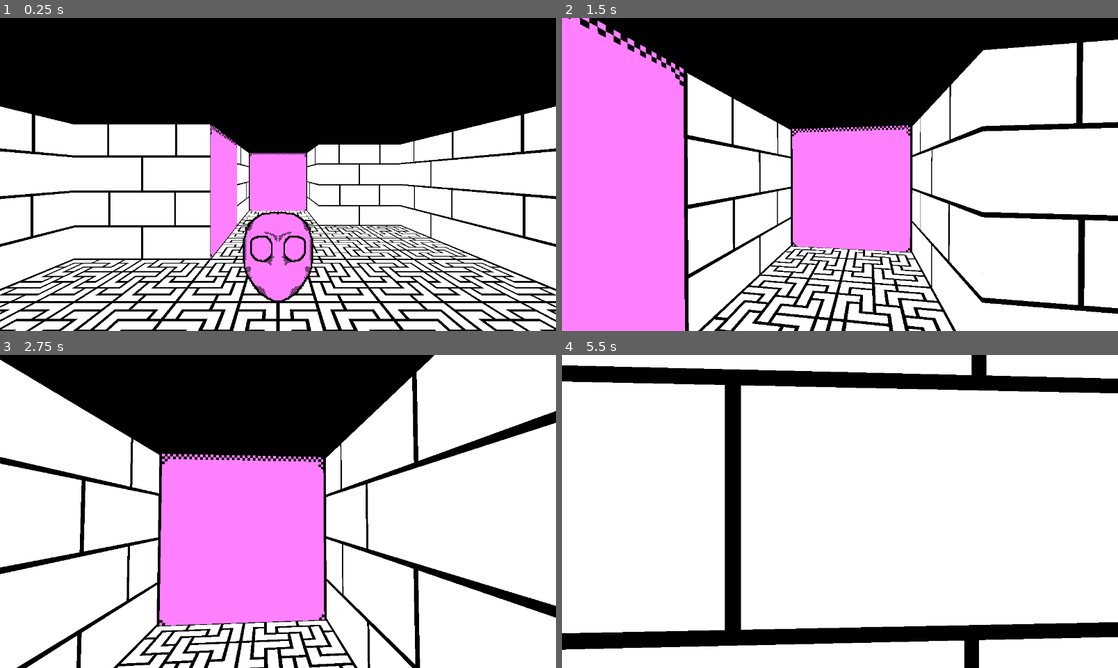
Above: before the commit, frames 1-4 (two rows, left to right).
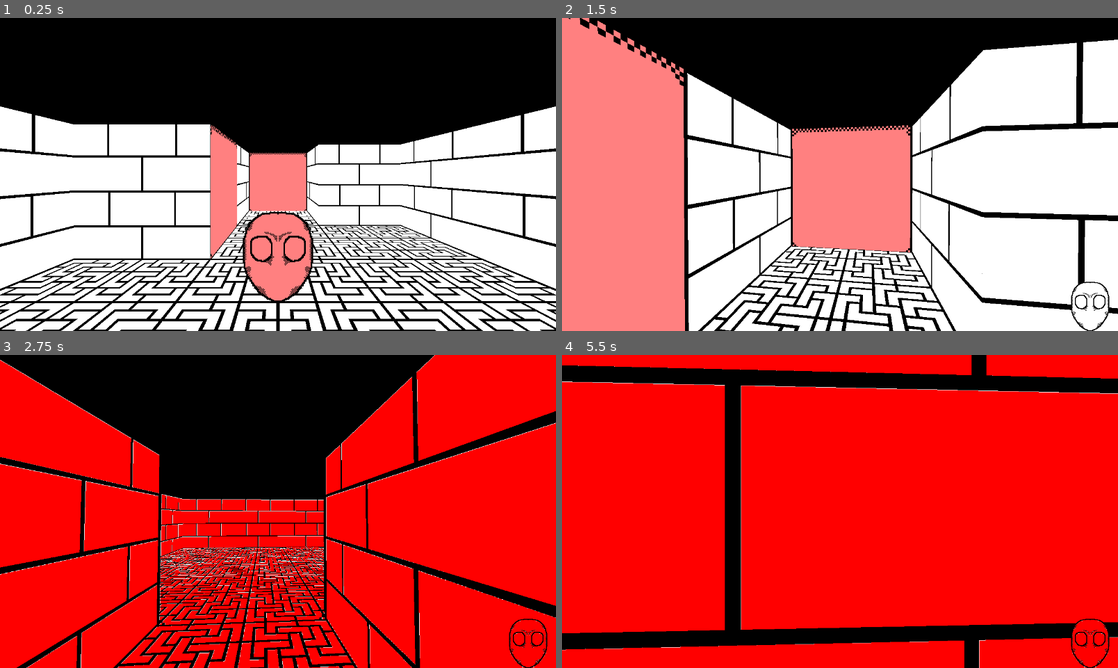
Above: after the commit, the same moments.

Repository: Juksuu/FGJ2026
Game: Godot game, scene res://scenes/juksu_testing.tscn
Two runs of this game, one before a commit and one after it. Both use one fixed random seed, a clock stepped at 60 frames per second and the inputs below.
Inputs (mouse positions are in pixels of both pictures, inside the frame that each line leads up to):
- Up to frame 1 (0.25 s): no input
- Up to frame 2 (1.5 s): tap Enter at 0.5 s; move the mouse to (867, 174) at 0.52 s; hold Mouse wheel down (inv_next) 0.53-1.28 s; hold W (move_forward) from 0.53 s (still down); tap Q (inv_previous) at 0.8, 1.35 s; move the mouse to (812, 174) at 1.27 s
- Up to frame 3 (2.75 s): keep holding W (move_forward); right-click (250, 511) at 1.55 s; move the mouse to (289, 505) at 2.02 s; right-click (289, 505) at 2.1 s; click (289, 505) at 2.3 s
- Up to frame 4 (5.5 s): keep holding W (move_forward); move the mouse to (834, 517) at 2.77 s; click (834, 517) at 2.85 s; tap Mouse wheel down (inv_next) at 3.05 s; move the mouse to (878, 514) at 3.52 s; hold Mouse wheel down (inv_next) 3.53-4.28 s; tap Q (inv_previous) at 3.8, 4.35 s; move the mouse to (795, 508) at 4.27 s; right-click (795, 508) at 4.55 s; move the mouse to (845, 511) at 5.02 s; right-click (845, 511) at 5.1 s; click (845, 511) at 5.3 s

The runs differ from the first frame. In frame 1, 6.0% of the frame differs, in the area x 37-56%, y 34-91%; in frame 2, 29%; in frame 3, 76%; in frame 4, 88%, in the area x 0-100%, y 0-100%.

Commit message:
useable inventory

Diff:
--- a/level_data/level_1.json
+++ b/level_data/level_1.json
@@ -44,7 +44,7 @@
 		{"pos": [18,13],"type": "culling", "id": "cull_2"},
 		{"pos": [2,14],"type": "culling", "id": "cull_1"},
 		{"pos": [2,17],"type": "chroma", "id": "color_1"},
-		{"pos": [13,17],"type": "chroma", "id": "color_1"},
+		{"pos": [13,17],"type": "chroma", "id": "color_2"},
 	],
 	"spawn": {"pos": [2,19],"direction": 2},
 	"goal": {"pos": [7,4]},
--- a/prefabs/player.tscn
+++ b/prefabs/player.tscn
@@ -1,6 +1,7 @@
 [gd_scene format=3 uid="uid://cc6w6vmqoo71r"]
 
 [ext_resource type="Script" uid="uid://cie6ywgy7bxqa" path="res://scripts/player.gd" id="1_72ieh"]
+[ext_resource type="Texture2D" uid="uid://dpmx5f1xc2rn0" path="res://assets/spritesheets/basetiles.png" id="2_4dohe"]
 
 [sub_resource type="CapsuleShape3D" id="CapsuleShape3D_fp3wc"]
 height = 1.9
@@ -20,3 +21,12 @@
 
 [node name="Camera3D" type="Camera3D" parent="Yaw/Pitch" unique_id=294625801]
 current = true
+far = 17.0
+
+[node name="CanvasLayer" type="CanvasLayer" parent="." unique_id=1221901742]
+
+[node name="heldItem" type="Sprite2D" parent="CanvasLayer" unique_id=1850130731]
+position = Vector2(1216, 656)
+texture = ExtResource("2_4dohe")
+region_enabled = true
+region_rect = Rect2(768, 0, 128, 128)
--- a/scenes/juksu_testing.tscn
+++ b/scenes/juksu_testing.tscn
@@ -26,6 +26,7 @@
 [node name="Map" type="Node3D" parent="SubViewportContainer/SubViewport" unique_id=1541714557]
 script = ExtResource("1_uh5tw")
 level_0_Data = "res://level_data/level_0.json"
+level_1_Data = "res://level_data/level_1.json"
 
 [node name="Player" parent="SubViewportContainer/SubViewport/Map" unique_id=1673708471 instance=ExtResource("1_mmtsk")]
 visible = false
--- a/scripts/globals.gd
+++ b/scripts/globals.gd
@@ -6,3 +6,9 @@
 	EAST,
 	WEST,
 }
+
+var COLOR_OPTIONS = {
+	"color_1": Vector4(1,0,0,1),
+	"color_2": Vector4(0,1,0,1),
+	"color_3": Vector4(0,0,1,1)
+}
--- a/scripts/mapGenerator.gd
+++ b/scripts/mapGenerator.gd
@@ -58,18 +58,18 @@
 		var delta_y = door_data.to[1] - door_data.from[1]
 		if delta_x != 0:
 			if delta_x > 0:
-				from_room.create_door(Globals.ROOM_SIDE.EAST,Vector4(1,0,1,1))
-				to_room.create_door(Globals.ROOM_SIDE.WEST,Vector4(1,0,1,1))
+				from_room.create_door(Globals.ROOM_SIDE.EAST,Globals.COLOR_OPTIONS[door_data.keys[0]])
+				to_room.create_door(Globals.ROOM_SIDE.WEST,Globals.COLOR_OPTIONS[door_data.keys[0]])
 			else :
-				from_room.create_door(Globals.ROOM_SIDE.WEST,Vector4(1,0,1,1))
-				to_room.create_door(Globals.ROOM_SIDE.EAST,Vector4(1,0,1,1))
+				from_room.create_door(Globals.ROOM_SIDE.WEST,Globals.COLOR_OPTIONS[door_data.keys[0]])
+				to_room.create_door(Globals.ROOM_SIDE.EAST,Globals.COLOR_OPTIONS[door_data.keys[0]])
 		if delta_y != 0:
 			if delta_y < 0:
-				from_room.create_door(Globals.ROOM_SIDE.NORTH,Vector4(1,0,1,1))
-				to_room.create_door(Globals.ROOM_SIDE.SOUTH,Vector4(1,0,1,1))
+				from_room.create_door(Globals.ROOM_SIDE.NORTH,Globals.COLOR_OPTIONS[door_data.keys[0]])
+				to_room.create_door(Globals.ROOM_SIDE.SOUTH,Globals.COLOR_OPTIONS[door_data.keys[0]])
 			else:
-				from_room.create_door(Globals.ROOM_SIDE.SOUTH,Vector4(1,0,1,1))
-				to_room.create_door(Globals.ROOM_SIDE.NORTH,Vector4(1,0,1,1))
+				from_room.create_door(Globals.ROOM_SIDE.SOUTH,Globals.COLOR_OPTIONS[door_data.keys[0]])
+				to_room.create_door(Globals.ROOM_SIDE.NORTH,Globals.COLOR_OPTIONS[door_data.keys[0]])
 
 	#pickups
 	for i in level_data.masks.size():
@@ -81,7 +81,8 @@
 		mask.transform.origin.z = level_data.masks[i].pos[1] * SIZE_Z
 		self.add_child(mask)
 		mask.set_texture(level_data.masks[i].type)
-		mask.set_color(Vector4(1,0,1,1))
+		if level_data.masks[i].type == "chroma":
+			mask.set_color(Globals.COLOR_OPTIONS[level_data.masks[i].id])
 		mask.set_key_id(level_data.masks[i].id)
 		mask.set_key_type(level_data.masks[i].type)
 		mask.connect("pickup_pick_up", self.scream)
--- a/scripts/player.gd
+++ b/scripts/player.gd
@@ -3,6 +3,7 @@
 @export var m_yaw: float = 0.022
 @export var sensitivity: float = 1
 @export var walk_speed: float = 5
+@onready var hud_image = $CanvasLayer/heldItem
 
 var yaw: float = 0
 var pitch: float = 0
@@ -14,6 +15,7 @@
 # Called when the node enters the scene tree for the first time.
 func _ready() -> void:
 	Input.set_mouse_mode(Input.MOUSE_MODE_CAPTURED)
+	update_held_item()
 
 
 func _process(_delta: float) -> void:
@@ -37,12 +39,17 @@
 		pitch += -event.relative.y * m_yaw * sensitivity * .1
 
 	if Input.is_action_just_pressed("inv_next") or Input.is_action_just_pressed("inv_previous"):
-		inv_index += event.get_action_strength("inv_next") - event.get_action_strength("inv_previous")
+		inv_index += int(event.get_action_strength("inv_next") - event.get_action_strength("inv_previous"))
 		if inv_index < 0:
-			inv_index = held_masks.size()
+			inv_index = int(held_masks.size())
 		if inv_index > held_masks.size():
 			inv_index = 0
 		print(inv_index)
+		update_held_item()
+	if Input.is_action_just_pressed("use"):
+		wear_mask()
+	if Input.is_action_just_pressed("revert"):
+		remove_mask()
 
 func _physics_process(_delta: float) -> void:
 	var move = Vector3(
@@ -64,3 +71,30 @@
 func add_to_inventory(object) -> void:
 	print("adding", object)
 	held_masks.append(object)
+
+func update_held_item() -> void:
+	if inv_index == 0:
+		hud_image.set_region_rect(Rect2(1280, 0, 128, 128))
+	else:
+		if held_masks.size() <= 0:
+			pass
+		var mask = held_masks[inv_index-1]
+		if mask.type == "culling":
+			hud_image.set_region_rect(Rect2(1152, 0, 128, 128))
+		else:
+			hud_image.set_region_rect(Rect2(768, 0, 128, 128))
+
+func wear_mask() -> void:
+	if inv_index == 0:
+		pass
+	var held_mask = held_masks[inv_index-1]
+	if held_mask.type == "chroma":
+		RenderingServer.global_shader_parameter_set("mask_color", Globals.COLOR_OPTIONS[held_mask.id])
+
+func remove_mask() -> void:
+	var held_mask = held_masks[inv_index-1]
+	if held_mask.type == "chroma":
+		RenderingServer.global_shader_parameter_set("mask_color", Vector4(1,1,1,1))
+
+func cast_mask() -> void:
+	pass
